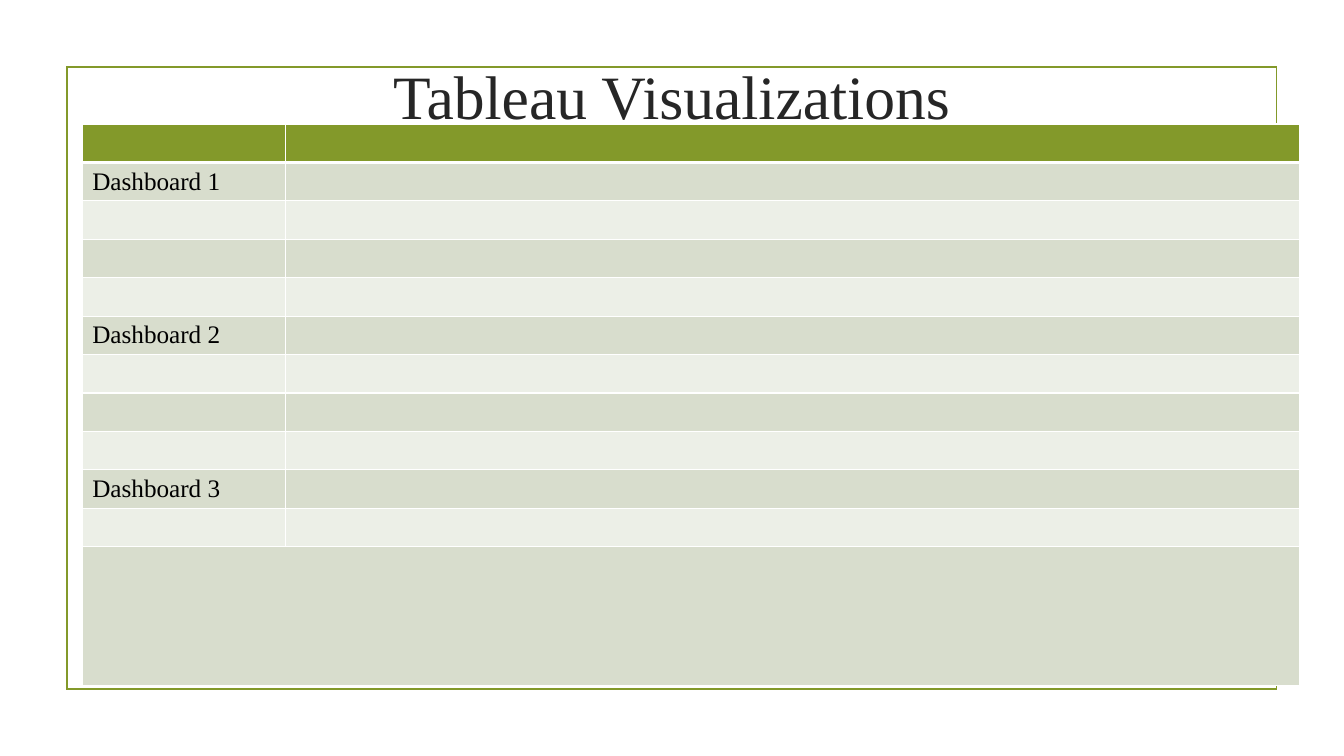
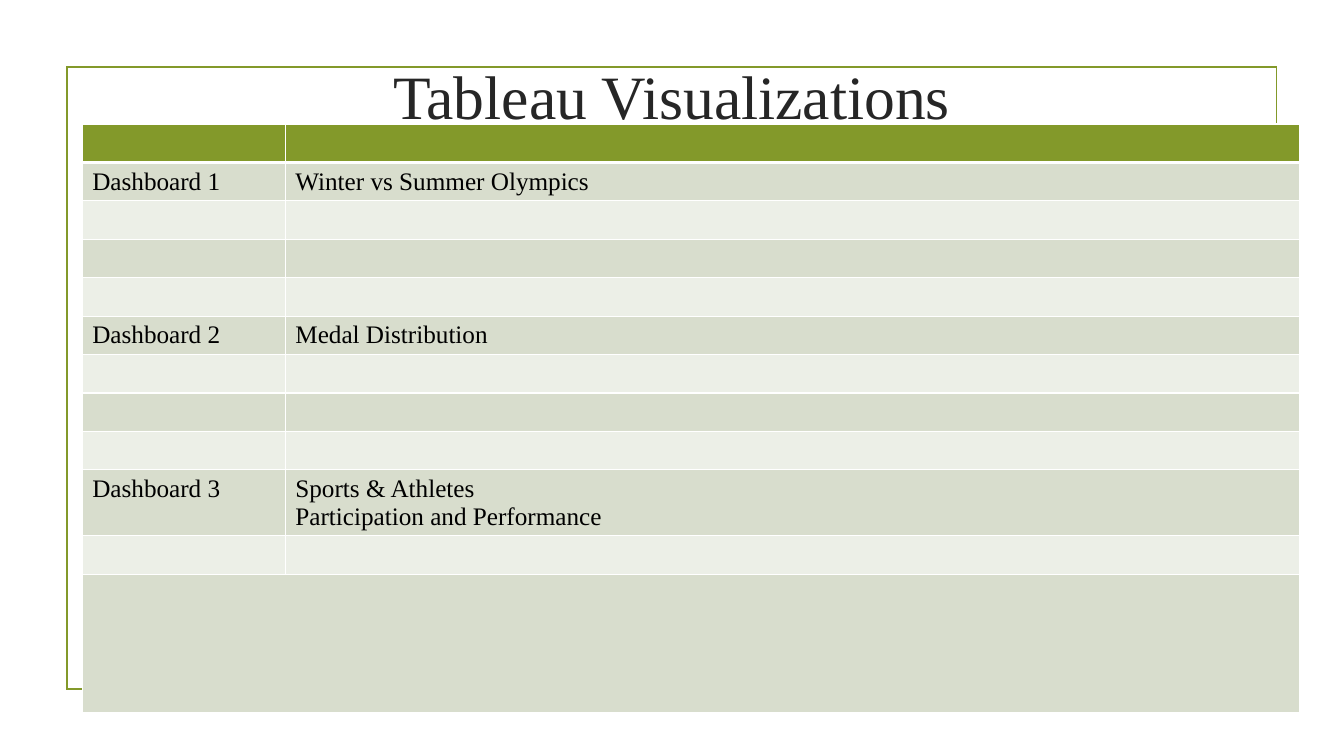
Before and after one commit to shwam25/Project_Tableau, a slide deck: slide 3 of Presentation.pptx. Drawn at 1344x756 pixels with LibreOffice and Linux fonts; fonts in the diff are those of the drawing; background and template pictures are left out. Boxes give left, top, right and bottom in pixels: in the first picture for what was removed or moved away, otherwise in the second. Text is boxed around its words. In the diff, an @@ line names an element or a change of style, - is before the commit and + after.

Commit message:
ppt

```diff
--- a/Presentation.pptx
+++ b/Presentation.pptx
@@ table at (x1=83, y1=124, x2=1301, y2=737) @@
-row 2, column 2: 
+row 2, column 2: Winter vs Summer Olympics
-row 6, column 2: 
+row 6, column 2: Medal Distribution
-row 10, column 2: 
+row 10, column 2: Sports & Athletes / Participation and Performance
```
